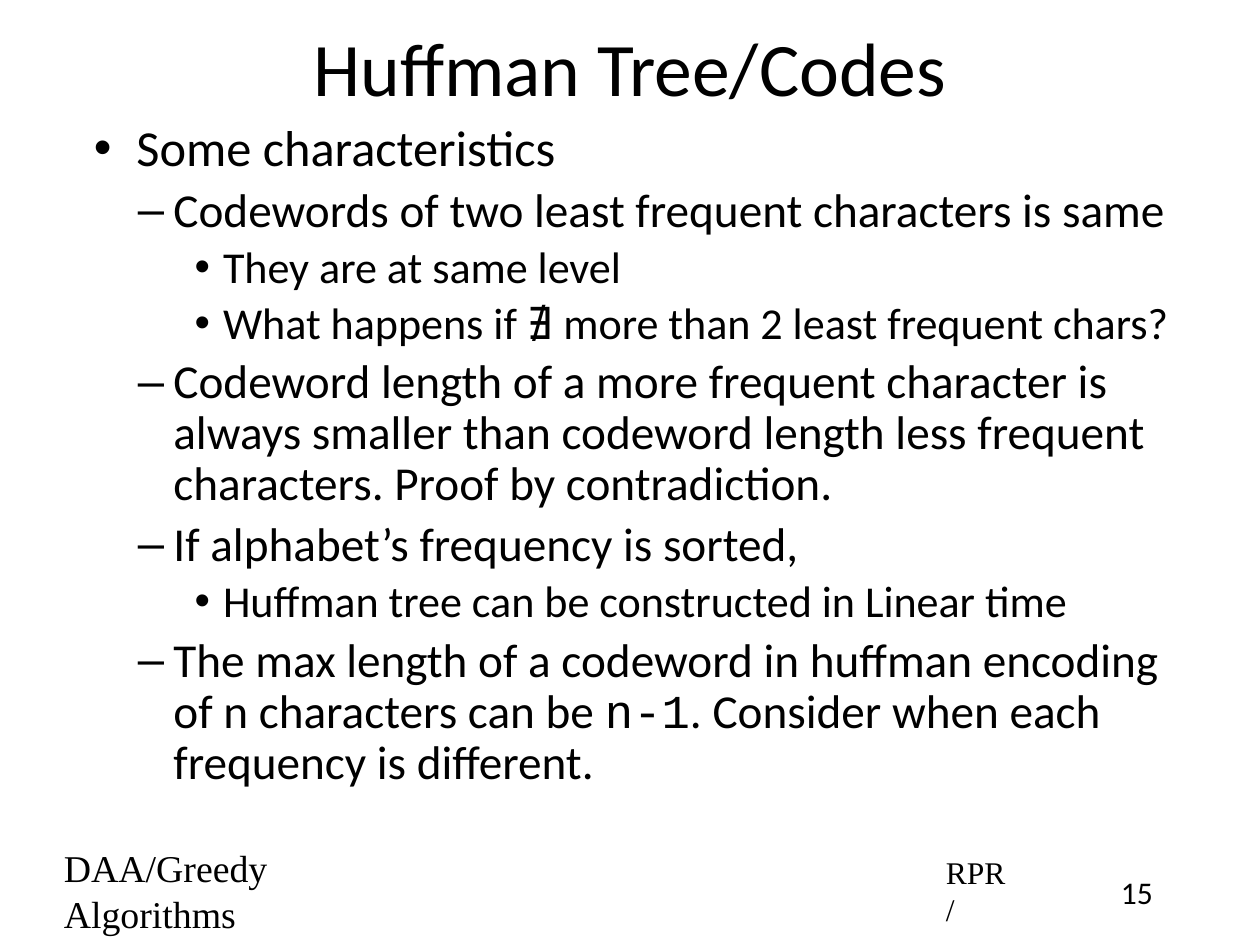
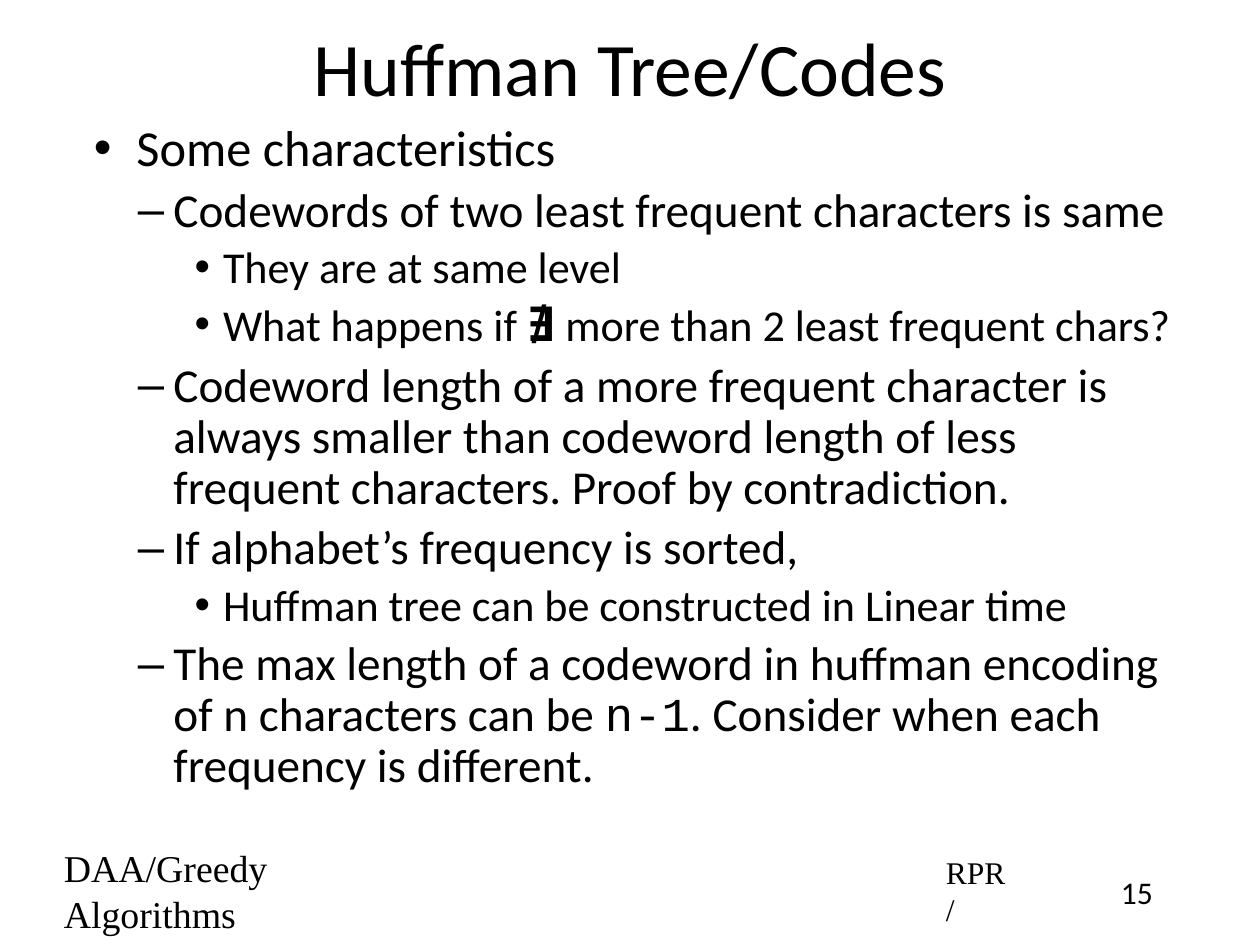
Before and after one commit to rprustagi/2019-17CS43-DAA, a slide deck: slide 15 of Slides-RPR/2019-H1-DAA-L27-Greedy-Algo-Huffman-Codes.pptx. Drawn at 1260x945 pixels with LibreOffice and Linux fonts; fonts in the diff are those of the drawing. Boxes give left, top, right and bottom in pixels: in the first picture for what was removed or moved away, otherwise in the second. Text is boxed around its words. In the diff, an @@ line names an element or a change of style, - is before the commit and + after.

```diff
--- a/Slides-RPR/2019-H1-DAA-L27-Greedy-Algo-Huffman-Codes.pptx
+++ b/Slides-RPR/2019-H1-DAA-L27-Greedy-Algo-Huffman-Codes.pptx
@@ text at <box>223,310,1170,348</box>: size 28 to 30 pt, bold on in "∄" @@
@@ text at <box>173,369,1107,512</box>: text changed @@
-  – Codeword length of a more frequent character is always smaller than codeword length less frequent characters. Proof by contradiction.
+  – Codeword length of a more frequent character is always smaller than codeword length of less frequent characters. Proof by contradiction.
```
Also in this commit, not shown: 2 other slides changed, 1 slide removed, 2 other files.
